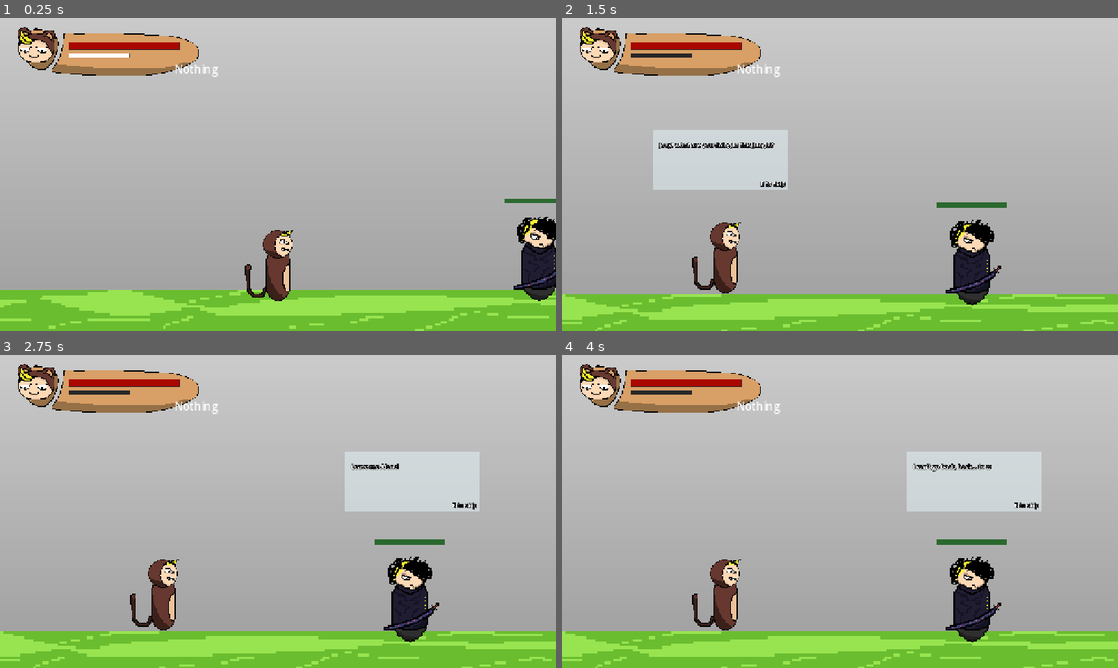
Above: before the commit, frames 1-4 (two rows, left to right).
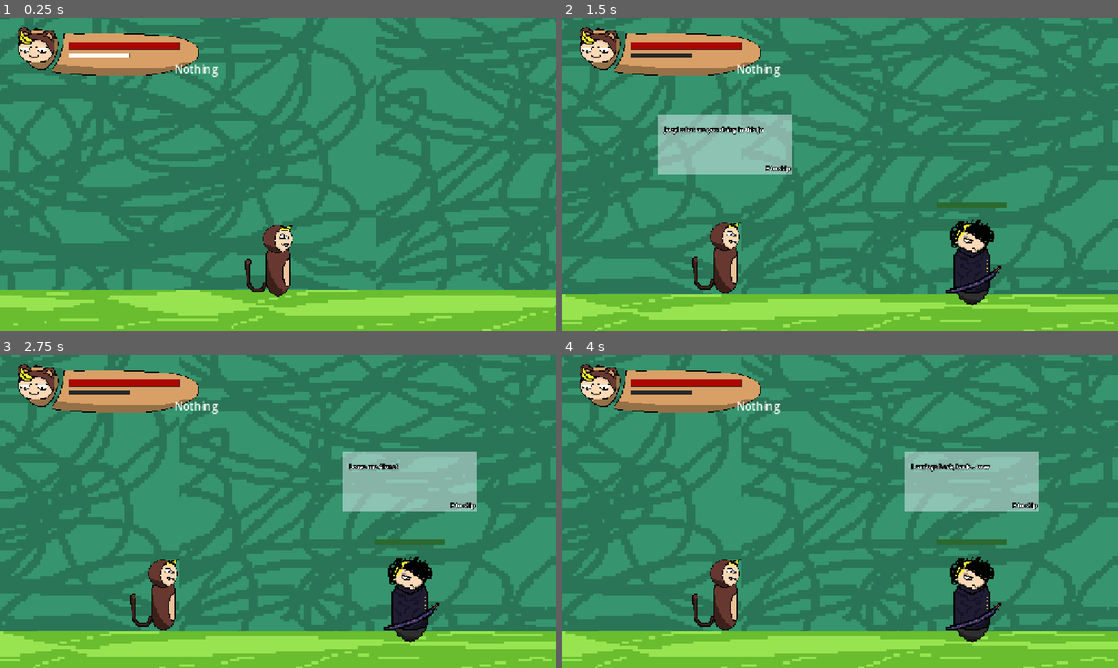
Above: after the commit, the same moments.

Repository: FlyingHairball/MonkeyJam
Game: Godot game, scene res://scenes/main_scene.tscn
Same seed, same stepped clock (60 frames per second), same inputs: the game is played once before the commit and once after it. The engine's default icon, where the game draws it, is replaced by a stand-in: a white triangle on a blue panel in a dark square.
Inputs (mouse positions are in pixels of both pictures, inside the frame that each line leads up to):
- Up to frame 1 (0.25 s): no input
- Up to frame 2 (1.5 s): tap Enter at 0.5 s; move the mouse to (962, 158) at 0.52 s; hold D (right) from 0.53 s (still down); tap E (interact) at 0.6 s; tap W (jump) at 0.77, 0.8, 1.07, 1.35 s; move the mouse to (728, 190) at 1.27 s
- Up to frame 3 (2.75 s): tap W (jump) at 1.52, 1.82, 2.3 s; tap E (interact) at 1.55 s; move the mouse to (333, 442) at 2.02 s; release D (right) at 2.03 s; hold A (left) from 2.03 s (still down); click (333, 442) at 2.1 s
- Up to frame 4 (4 s): tap Space (jump2) at 2.75 s; move the mouse to (812, 574) at 2.77 s; release A (left) at 2.78 s; hold D (right) from 2.78 s (still down); tap E (interact) at 2.85, 3.6 s; tap W (jump) at 3.02, 3.32, 3.77, 3.8 s; move the mouse to (1006, 558) at 3.52 s

The runs differ from the first frame. In frame 1, 87% of the frame differs, in the area x 0-100%, y 0-100%; in frame 2, 81%; in frame 3, 81%; in frame 4, 81%.

Commit message:
joey bossfight complete

Diff:
--- a/scenes/attack.gd
+++ b/scenes/attack.gd
@@ -18,11 +18,11 @@
 		parent_context.apply_recoil()
 		AudioManager.play_audio("SMASH_" + str(randi_range(1,3)), parent_context, 0.4)
 		queue_free()
-	if body.is_class("CharacterBody2D"):
+	if "colliding_obj" in body and body.colliding_obj == true:
 		if body.has_method("apply_damage"):
 			body.apply_damage()
 			body.shake()
 			AudioManager.play_audio("SMASH_" + str(randi_range(1,3)), parent_context, 0.4)
 			if body.hp <= (body.max_hp * 0.2):
 				parent_context.critical_hit(body.global_position)
-			parent_context.apply_recoil(0.2)
+		parent_context.apply_recoil(0.2)
--- a/scenes/attack.tscn
+++ b/scenes/attack.tscn
@@ -13,8 +13,7 @@
 script = ExtResource("2_jy1op")
 
 [node name="Area2D" type="Area2D" parent="."]
-light_mask = 3
-visibility_layer = 3
+collision_mask = 3
 
 [node name="CollisionShape2D" type="CollisionShape2D" parent="Area2D"]
 position = Vector2(2.4888885, 2.133333)
--- a/scenes/boss_joey.gd
+++ b/scenes/boss_joey.gd
@@ -1,15 +1,26 @@
 extends Enemy
 
 var disabled = true : set = _set_disabled
+var previous_move = 0
 var current_move = 0
 var moves = ["sword", "manga", "jump"]
 var acting = false
+var air_time = false
 
 @onready var sword_collision: CollisionShape2D = $HitArea/SwordCollision
+const MANGA = preload("uid://d1rrso4wiig20")
+@onready var domain_collision: CollisionShape2D = $HitArea/DomainCollision
+@onready var domain: Sprite2D = $HitArea/DomainCollision/Domain
+@onready var domain_timer: Timer = $DomainTimer
+@onready var Interaction_collision_shape_2d: CollisionShape2D = $InteractionArea2D/CollisionShape2D
+
+
+@onready var joey_interaction: Label = $JoeyInteraction
 
 func _set_disabled(new_value):
 	disabled = new_value
-
+	#dead = true
+	print("disabled?")
 	if not disabled:
 		act()
 
@@ -20,7 +31,7 @@
 	if disabled:
 		return
 
-	if not is_on_floor():
+	if not is_on_floor() and not air_time:
 		velocity += get_gravity() * delta
 	else:
 		velocity = Vector2.ZERO
@@ -29,16 +40,16 @@
 
 func act():
 	if dead:
+		joey_interaction.show()
+		Interaction_collision_shape_2d.disabled = false
 		return
 
 	var move = moves[current_move]
-
-	match move:
-		"sword":
-			var players = get_tree().get_nodes_in_group("player")
-			if len(players):
-				acting = true
-				var player_pos = players[0].global_position
+	var players = get_tree().get_nodes_in_group("player")
+	if len(players):
+		var player_pos = players[0].global_position
+		match move:
+			"sword":
 				var distance = global_position - player_pos
 				var target_pos = global_position - (distance * 1.5)
 				var direction = -1 if distance.x > 0 else 1
@@ -47,13 +58,13 @@
 				await get_tree().create_timer(0.3).timeout
 				sword_collision.disabled = false
 				tween_sword(target_pos)
-			pass
-		"manga":
-			pass
-		"jump":
-			pass
-
-	pass
+			"manga":
+				air_time = true
+				tween_position(player_pos + Vector2(0, -900), 0.5).connect(spawn_mangas.bind(player_pos))
+			"jump":
+				domain_timer.start()
+				recur_tween(1)
+				pass
 
 func tween_angle(target_angle: int, tween_time: float = 0.2):
 	var tween = create_tween()
@@ -66,16 +77,78 @@
 	tween.tween_property(self, "global_position", target_position, tween_time)
 	tween.finished.connect(next_move)
 
+func tween_position(target_position: Vector2, tween_time: float = 0.2):
+	var tween = create_tween()
+	tween.set_trans(Tween.TRANS_SINE).set_ease(Tween.EASE_IN_OUT)
+	tween.tween_property(self, "global_position", target_position, tween_time)
+	return tween.finished
+
+func spawn_mangas(player_pos):
+	await get_tree().create_timer(0.3).timeout
+	spawn_manga(player_pos + Vector2(0, -750))
+	spawn_manga(player_pos + Vector2(500, -750))
+	spawn_manga(player_pos + Vector2(-500, -750))
+	next_move()
+
+func spawn_manga(target_position):
+	var manga_intance = MANGA.instantiate()
+	manga_intance.global_position = target_position
+	manga_intance.top_level = true
+	add_child(manga_intance)
+	pass
+
+func recur_tween(show_color: bool):
+	if domain_timer.time_left:
+		tween_domain_vis(show_color, domain_timer.time_left * 0.1).connect(recur_tween.bind(not show_color))
+
+func tween_domain_vis(target_opacity: bool, tween_time: float = 0.2):
+	var tween = create_tween()
+	tween.set_trans(Tween.TRANS_SINE).set_ease(Tween.EASE_IN_OUT)
+	tween.tween_property(domain, "modulate", Color("ffffff" if target_opacity else "ffffff00"), tween_time)
+	return tween.finished
+
+func tween_domain_scale(target_scale: Vector2, tween_time: float = 0.2):
+	var tween = create_tween()
+	tween.set_trans(Tween.TRANS_SINE).set_ease(Tween.EASE_IN_OUT)
+	tween.tween_property(domain_collision, "scale", target_scale, tween_time)
+	return tween.finished
+
+func _on_domain_timer_timeout() -> void:
+	domain.modulate = Color("ffffff")
+	domain_collision.disabled = false
+	tween_domain_scale(Vector2(4,4), 0.3).connect(domain_cooldown)
+
+func domain_cooldown():
+	domain_collision.disabled = true
+	tween_domain_vis(0, 1).connect(next_move)
+
 func next_move():
+	# reset sword
 	tween_angle(0, 0.3)
 	sword_collision.disabled = true
+
+	# reset manga
+	air_time = false
+
+	# reset domain
+	domain_collision.scale = Vector2(1,1)
+
+	# downtime and generate next move
 	await get_tree().create_timer(2).timeout
-	acting = false
-	current_move = randi_range(0,2)
+	while current_move == previous_move:
+		current_move = randi_range(0,2)
+	previous_move = current_move
 	act()
-
 
 func _on_hit_area_body_entered(body: Node2D) -> void:
 	if body.has_method("take_damage"):
 		body.take_damage()
 		body.apply_recoil(0.4)
+
+
+func _on_interaction_area_2d_body_entered(_body: Node2D) -> void:
+	joey_interaction.show()
+
+
+func _on_interaction_area_2d_body_exited(_body: Node2D) -> void:
+	joey_interaction.hide()
--- a/scenes/boss_joey.tscn
+++ b/scenes/boss_joey.tscn
@@ -1,8 +1,15 @@
-[gd_scene load_steps=8 format=3 uid="uid://3w28tsb1iaon"]
+[gd_scene load_steps=11 format=3 uid="uid://3w28tsb1iaon"]
 
 [ext_resource type="Script" uid="uid://d4jiskc11w1l8" path="res://scenes/boss_joey.gd" id="1_1v71j"]
 [ext_resource type="Texture2D" uid="uid://c2aw2kavxp68g" path="res://assets/Boss_Joey.png" id="2_6qsbj"]
+[ext_resource type="Texture2D" uid="uid://cvxawuvgxftkk" path="res://assets/boss_joey_domain.png" id="2_licq7"]
 [ext_resource type="PackedScene" uid="uid://klkhuhsk6xgn" path="res://scenes/hp_bar.tscn" id="3_licq7"]
+
+[sub_resource type="RectangleShape2D" id="RectangleShape2D_6qsbj"]
+size = Vector2(136, 40)
+
+[sub_resource type="CircleShape2D" id="CircleShape2D_t0fh4"]
+radius = 95.047356
 
 [sub_resource type="CapsuleShape2D" id="CapsuleShape2D_t0fh4"]
 radius = 43.0
@@ -16,12 +23,30 @@
 &"sword": SubResource("Animation_6qsbj")
 }
 
-[sub_resource type="RectangleShape2D" id="RectangleShape2D_6qsbj"]
-size = Vector2(136, 40)
+[sub_resource type="RectangleShape2D" id="RectangleShape2D_licq7"]
+size = Vector2(624, 550)
 
 [node name="BossJoey" type="CharacterBody2D"]
+collision_layer = 3
+collision_mask = 2
 script = ExtResource("1_1v71j")
 max_hp = 1000
+
+[node name="HitArea" type="Area2D" parent="."]
+
+[node name="SwordCollision" type="CollisionShape2D" parent="HitArea"]
+shape = SubResource("RectangleShape2D_6qsbj")
+disabled = true
+
+[node name="DomainCollision" type="CollisionShape2D" parent="HitArea"]
+shape = SubResource("CircleShape2D_t0fh4")
+disabled = true
+
+[node name="Domain" type="Sprite2D" parent="HitArea/DomainCollision"]
+modulate = Color(1, 1, 1, 0)
+texture_filter = 1
+scale = Vector2(3, 3)
+texture = ExtResource("2_licq7")
 
 [node name="Sprite2D" type="Sprite2D" parent="."]
 texture_filter = 1
@@ -43,10 +68,32 @@
 &"": SubResource("AnimationLibrary_licq7")
 }
 
-[node name="HitArea" type="Area2D" parent="."]
+[node name="DomainTimer" type="Timer" parent="."]
+wait_time = 2.0
+one_shot = true
 
-[node name="SwordCollision" type="CollisionShape2D" parent="HitArea"]
-shape = SubResource("RectangleShape2D_6qsbj")
+[node name="InteractionArea2D" type="Area2D" parent="."]
+
+[node name="CollisionShape2D" type="CollisionShape2D" parent="InteractionArea2D"]
+shape = SubResource("RectangleShape2D_licq7")
 disabled = true
 
+[node name="JoeyInteraction" type="Label" parent="."]
+visible = false
+offset_left = -221.0
+offset_top = -225.0
+offset_right = 570.0
+offset_bottom = -12.0
+scale = Vector2(0.555, 0.555)
+theme_override_colors/font_shadow_color = Color(0, 0, 0, 0.7490196)
+theme_override_colors/font_outline_color = Color(0, 0, 0, 1)
+theme_override_constants/outline_size = 10
+theme_override_constants/shadow_outline_size = 25
+theme_override_font_sizes/font_size = 50
+text = "E to interact"
+horizontal_alignment = 1
+
 [connection signal="body_entered" from="HitArea" to="." method="_on_hit_area_body_entered"]
+[connection signal="timeout" from="DomainTimer" to="." method="_on_domain_timer_timeout"]
+[connection signal="body_entered" from="InteractionArea2D" to="." method="_on_interaction_area_2d_body_entered"]
+[connection signal="body_exited" from="InteractionArea2D" to="." method="_on_interaction_area_2d_body_exited"]
--- a/scenes/dummy.gd
+++ b/scenes/dummy.gd
@@ -1,4 +1,4 @@
 extends Enemy
 
 func _ready() -> void:
-	hp_bar.init_health(max_hp, min_hp)
+	hp_bar.init_health(max_hp, 1)
--- a/scenes/dummy.tscn
+++ b/scenes/dummy.tscn
@@ -8,6 +8,7 @@
 size = Vector2(106, 140)
 
 [node name="Dummy" type="CharacterBody2D"]
+collision_layer = 3
 script = ExtResource("1_k5f3b")
 metadata/_custom_type_script = "uid://dwbm62mlj8141"
 
--- a/scenes/enemy.gd
+++ b/scenes/enemy.gd
@@ -1,8 +1,9 @@
 extends CharacterBody2D
 class_name Enemy
 
+var colliding_obj = true
+
 @export var max_hp = 100
-@export var min_hp = 0
 @onready var hp = max_hp
 
 @onready var collision_shape_2d: CollisionShape2D = $CollisionShape2D
@@ -21,9 +22,6 @@
 var death_rot = 0
 
 func _ready() -> void:
-	#print("\nenemy max_hp: ", max_hp, min_hp)
-
-
 	_noise.noise_type = FastNoiseLite.TYPE_SIMPLEX
 	_noise.frequency = 4.0
 
@@ -51,7 +49,6 @@
 	if hp == 0:
 		dead = true
 		death_rot = randf_range(-1,1)
-		#collision_shape_2d.set_deferred("light_", true)
-		#collision_shape_2d.set_visibility_layer_bit()
+		set_collision_layer_value(1, false)
 		# play animation and die
 		pass
--- a/scenes/main_scene.gd
+++ b/scenes/main_scene.gd
@@ -8,6 +8,9 @@
 var end = 7900.0
 
 var joey_fight = false
+var joey_fight_started = false
+var joey_fight_ended = false
+var joey_defeat_convo_ended = false
 @onready var joey_trigger: Marker2D = $JoeyTrigger
 @onready var camera_pos: Marker2D = $CameraPos
 
@@ -23,12 +26,24 @@
 	[joey_text_box, "Well, if words wont work, then maybe this will."],
 ]
 
+@onready var joey_defeat_convo = [
+	[joey_text_box, "Please, I don't want to watch anymore anime!"],
+	[player_text_box, "I'm not here for that."],
+	[joey_text_box, "What? then why are you here?"],
+	[player_text_box, "I dont care if you watch anime or not"],
+	[player_text_box, "I just want My friend back."],
+	[joey_text_box, "Really"],
+	[player_text_box, "Come, Lets go find Garnt."],
+]
+
 func _ready() -> void:
 	pass
 
 func _process(_delta: float) -> void:
-	if character_body_2d.position.x >= start and character_body_2d.position.x <= end:
-		parallax_layer.modulate.a = 1 - ((character_body_2d.position.x - start) / (end - start))
+	if character_body_2d.global_position.x >= start and character_body_2d.global_position.x <= end:
+		parallax_layer.modulate.a = 1 - ((character_body_2d.global_position.x - start) / (end - start))
+	elif character_body_2d.global_position.x > end:
+		parallax_layer.modulate.a = 0
 
 	if !joey_fight and character_body_2d.position.x >= joey_trigger.position.x:
 		print("trigger joey")
@@ -45,6 +60,23 @@
 		if len(joey_convo):
 			var convo = joey_convo.pop_front()
 			convo[0].play_text(convo[1])
-		else:
+		elif not joey_fight_started:
+			joey_fight_started = true
 			character_body_2d.player_disabled = false
 			boss_joey.disabled = false
+
+	if not joey_defeat_convo_ended and boss_joey.hp == 0:
+		if Input.is_action_just_pressed("interact"):
+			player_text_box.visible = false
+			joey_text_box.visible = false
+			if len(joey_defeat_convo):
+				var convo = joey_defeat_convo.pop_front()
+				convo[0].play_text(convo[1])
+			elif not joey_defeat_convo_ended:
+				joey_defeat_convo_ended = true
+				boss_joey.queue_free()
+				(character_body_2d.skills as Array).append("Joey")
+	# center text boxes
+	player_text_box.global_position.x = character_body_2d.global_position.x - 155.0
+	if boss_joey:
+		joey_text_box.global_position.x = boss_joey.global_position.x - 155.0
--- a/scenes/main_scene.tscn
+++ b/scenes/main_scene.tscn
@@ -221,6 +221,7 @@
 horizontal_alignment = 1
 
 [node name="Walls" type="StaticBody2D" parent="."]
+collision_layer = 3
 
 [node name="GreenFloor" type="CollisionShape2D" parent="Walls"]
 visible = false
@@ -447,7 +448,7 @@
 region_rect = Rect2(0, 224, 426, 16)
 
 [node name="CharacterBody2D" parent="." instance=ExtResource("2_pw63i")]
-position = Vector2(10315, 590)
+position = Vector2(10158, 542)
 
 [node name="Dummy" parent="." instance=ExtResource("4_pu3yx")]
 position = Vector2(4536, 567)
@@ -467,6 +468,10 @@
 
 [node name="PlayerTextBox" parent="." instance=ExtResource("14_r6p65")]
 visible = false
+offset_left = 10196.0
+offset_top = 213.0
+offset_right = 10506.0
+offset_bottom = 352.0
 
 [node name="JoeyTextBox" parent="." instance=ExtResource("14_r6p65")]
 visible = false
--- /dev/null
+++ b/scenes/manga.gd
@@ -0,0 +1,38 @@
+extends CharacterBody2D
+
+const colliding_obj = true
+
+const SPEED = 2
+const mangas = [preload("uid://chpn7smvhkop"), preload("uid://xxys8dp4j82v"), preload("uid://uo00ib1rcuxx")]
+@onready var sprite_2d: Sprite2D = $Sprite2D
+@onready var book_collision: CollisionShape2D = $HitArea/BookCollision
+@onready var collision_shape_2d: CollisionShape2D = $CollisionShape2D
+@onready var timer: Timer = $Timer
+
+# Called when the node enters the scene tree for the first time.
+func _ready() -> void:
+	sprite_2d.texture = mangas[randi_range(0,2)]
+
+
+# Called every frame. 'delta' is the elapsed time since the previous frame.
+func _process(delta: float) -> void:
+	if not is_on_floor():
+		velocity += SPEED * get_gravity() * delta
+	move_and_slide()
+
+
+func _on_hit_area_body_entered(body: Node2D) -> void:
+	collision_shape_2d.set_deferred("disabled", false)
+	book_collision.set_deferred("disabled", true)
+	if body.has_method("take_damage"):
+		body.take_damage()
+		body.apply_recoil(0.4)
+
+
+func _on_timer_timeout() -> void:
+	var tween = create_tween()
+	var time = 1.0
+	tween.set_trans(Tween.TRANS_SINE).set_ease(Tween.EASE_IN_OUT)
+	tween.tween_property(self, "modulate", Color("ffffff00"), time)
+	await get_tree().create_timer(time).timeout
+	queue_free()
--- /dev/null
+++ b/scenes/manga.tscn
@@ -0,0 +1,40 @@
+[gd_scene load_steps=5 format=3 uid="uid://d1rrso4wiig20"]
+
+[ext_resource type="Script" uid="uid://dj367jxut4iy2" path="res://scenes/manga.gd" id="1_kyp66"]
+[ext_resource type="Texture2D" uid="uid://chpn7smvhkop" path="res://assets/boss_joey_manga1.png" id="2_rcb67"]
+
+[sub_resource type="RectangleShape2D" id="RectangleShape2D_mfe0w"]
+size = Vector2(47, 62)
+
+[sub_resource type="RectangleShape2D" id="RectangleShape2D_kyp66"]
+size = Vector2(47, 25)
+
+[node name="Manga" type="CharacterBody2D"]
+scale = Vector2(5, 5)
+collision_layer = 3
+collision_mask = 2
+script = ExtResource("1_kyp66")
+
+[node name="CollisionShape2D" type="CollisionShape2D" parent="."]
+position = Vector2(1.5, 0)
+shape = SubResource("RectangleShape2D_mfe0w")
+disabled = true
+
+[node name="Sprite2D" type="Sprite2D" parent="."]
+texture_filter = 1
+texture = ExtResource("2_rcb67")
+
+[node name="HitArea" type="Area2D" parent="."]
+
+[node name="BookCollision" type="CollisionShape2D" parent="HitArea"]
+position = Vector2(1.5, 23.5)
+shape = SubResource("RectangleShape2D_kyp66")
+one_way_collision = true
+
+[node name="Timer" type="Timer" parent="."]
+wait_time = 2.5
+one_shot = true
+autostart = true
+
+[connection signal="body_entered" from="HitArea" to="." method="_on_hit_area_body_entered"]
+[connection signal="timeout" from="Timer" to="." method="_on_timer_timeout"]
--- a/scenes/player.gd
+++ b/scenes/player.gd
@@ -3,7 +3,7 @@
 @export var health = 300
 @export var skill = 100
 @export var skilling = 5
-var skills = ["Nothing", "Joey", "Garnt"]
+var skills = ["Nothing"]
 var selected_skill = 0
 var skill_charge = 0
 var skill_active = false
--- a/scenes/text_box.tscn
+++ b/scenes/text_box.tscn
@@ -2,6 +2,21 @@
 
 [ext_resource type="Script" uid="uid://c3h4b84kcjcf6" path="res://scenes/text_box.gd" id="1_dyarx"]
 [ext_resource type="Theme" uid="uid://dvtdhns5wxpar" path="res://assets/TextPanel.tres" id="2_qdwih"]
+
+[sub_resource type="Animation" id="Animation_nq18v"]
+length = 0.001
+tracks/0/type = "value"
+tracks/0/imported = false
+tracks/0/enabled = true
+tracks/0/path = NodePath("Label:visible_ratio")
+tracks/0/interp = 1
+tracks/0/loop_wrap = true
+tracks/0/keys = {
+"times": PackedFloat32Array(0),
+"transitions": PackedFloat32Array(1),
+"update": 0,
+"values": [0.0]
+}
 
 [sub_resource type="Animation" id="Animation_3ojeh"]
 resource_name = "animate_text"
@@ -19,21 +34,6 @@
 "values": [0.0, 1.0]
 }
 
-[sub_resource type="Animation" id="Animation_nq18v"]
-length = 0.001
-tracks/0/type = "value"
-tracks/0/imported = false
-tracks/0/enabled = true
-tracks/0/path = NodePath("Label:visible_ratio")
-tracks/0/interp = 1
-tracks/0/loop_wrap = true
-tracks/0/keys = {
-"times": PackedFloat32Array(0),
-"transitions": PackedFloat32Array(1),
-"update": 0,
-"values": [0.0]
-}
-
 [sub_resource type="AnimationLibrary" id="AnimationLibrary_fm2t3"]
 _data = {
 &"RESET": SubResource("Animation_nq18v"),
@@ -47,12 +47,13 @@
 anchor_top = 0.5
 anchor_right = 0.5
 anchor_bottom = 0.5
-offset_left = 10182.0
-offset_top = 248.0
-offset_right = 10492.0
-offset_bottom = 387.0
+offset_left = -795.0
+offset_top = -430.0
+offset_right = -485.0
+offset_bottom = -291.0
 grow_horizontal = 2
 grow_vertical = 2
+pivot_offset = Vector2(155, 70)
 script = ExtResource("1_dyarx")
 
 [node name="Panel" type="Panel" parent="."]
@@ -83,6 +84,8 @@
 theme_override_font_sizes/font_size = 50
 text = "Joey! what are you doing in this jungle?"
 autowrap_mode = 2
+visible_characters = 0
+visible_ratio = 0.0
 
 [node name="InputPrompt" type="Label" parent="."]
 layout_mode = 1
Binary file added: assets/boss_joey_domain.png
Not shown, added: assets/boss_joey_domain.png.import
Binary file added: assets/boss_joey_manga1.png
Not shown, added: assets/boss_joey_manga1.png.import
Binary file added: assets/boss_joey_manga2.png
Not shown, added: assets/boss_joey_manga2.png.import
Binary file added: assets/boss_joey_manga3.png
Not shown, added: assets/boss_joey_manga3.png.import
Binary file changed: assets/text_texture.aseprite
Not shown, added: scenes/manga.gd.uid
